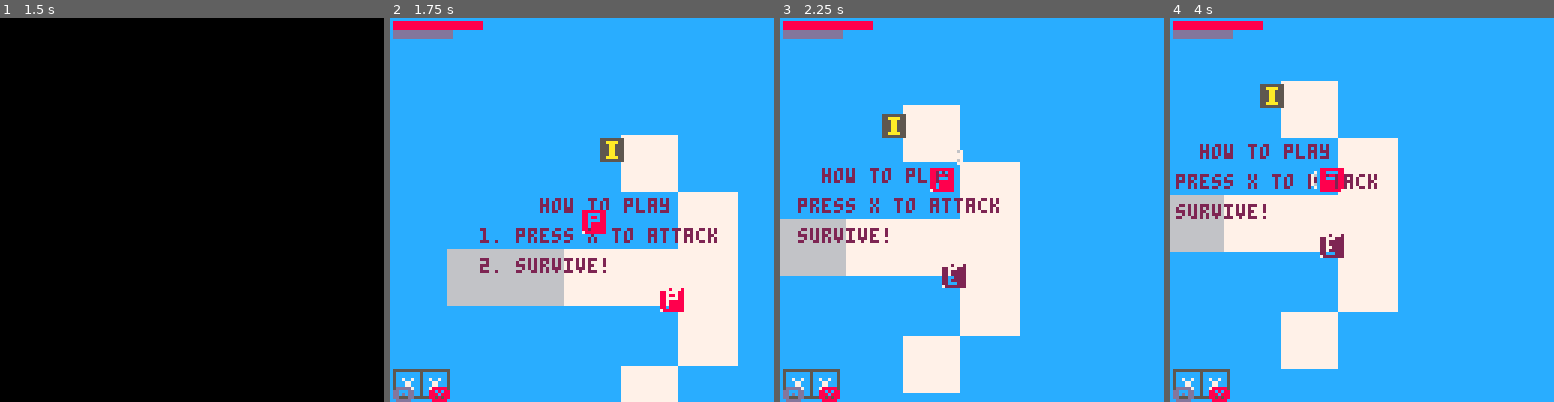
Above: before the commit, frames 1-4 (left to right).
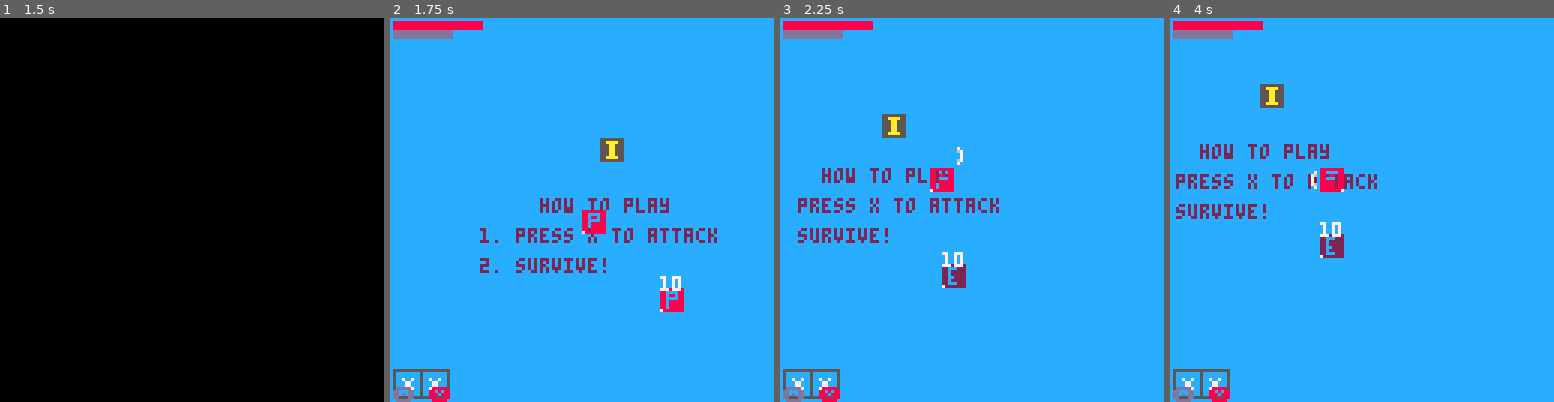
Above: after the commit, the same moments.

Repository: FrederikHR/GDB
Game: PICO-8 cartridge NewGame/main.p8
The game is run twice, just before and just after one commit, with the same random seed, the same clock (stepped at 60 frames per second) and the same inputs.
Inputs:
- Up to frame 1 (1.5 s): tap X (X key) at 0.33, 1.07 s; tap O (Z key) at 0.7 s
- Up to frame 2 (1.75 s): hold Right from 1.6 s (still down); tap O (Z key) at 1.7 s
- Up to frame 3 (2.25 s): tap X (X key) at 1.85 s; release Right at 2.1 s; tap O (Z key) at 2.1 s; hold Up from 2.15 s (still down)
- Up to frame 4 (4 s): release Up at 2.42 s; hold Right 2.47-3.03 s; tap O (Z key) every 0.4 s from 2.5 to 3.7 s; tap X (X key) at 2.97 s; hold Left 3.08-3.58 s; hold Down 3.63-3.97 s

Frame 1 is identical in both runs. In frame 2, 19% of the frame differs, in the area x 14-91%, y 30-100%; in frame 3, 17%; in frame 4, 17%.

Commit message:
speary spear

Diff:
--- a/NewGame/scripts/gear/attacks.lua
+++ b/NewGame/scripts/gear/attacks.lua
@@ -75,11 +75,11 @@
     max_aframe=10,
     range=true,
     speed=1,
-    move1="slice",
-    move2="slice",
-    anims={
-        idle={fr=1,-1},
-        slice={fr=2,50,51}
+    move1="pierce",
+    move2="pierce",
+    anims={
+        idle={fr=1,-1},
+        pierce={fr=5,50,51}
     }
 }
 
--- a/NewGame/scripts/scenes/game.lua
+++ b/NewGame/scripts/scenes/game.lua
@@ -1,7 +1,7 @@
 game_state={
     level=1
 }
-sprites={level_1=50, cloud=39}
+sprites={level_1=52, cloud=39}
 function game_init()
     --only called after starting game from menu
     --only called after starting game from menu
